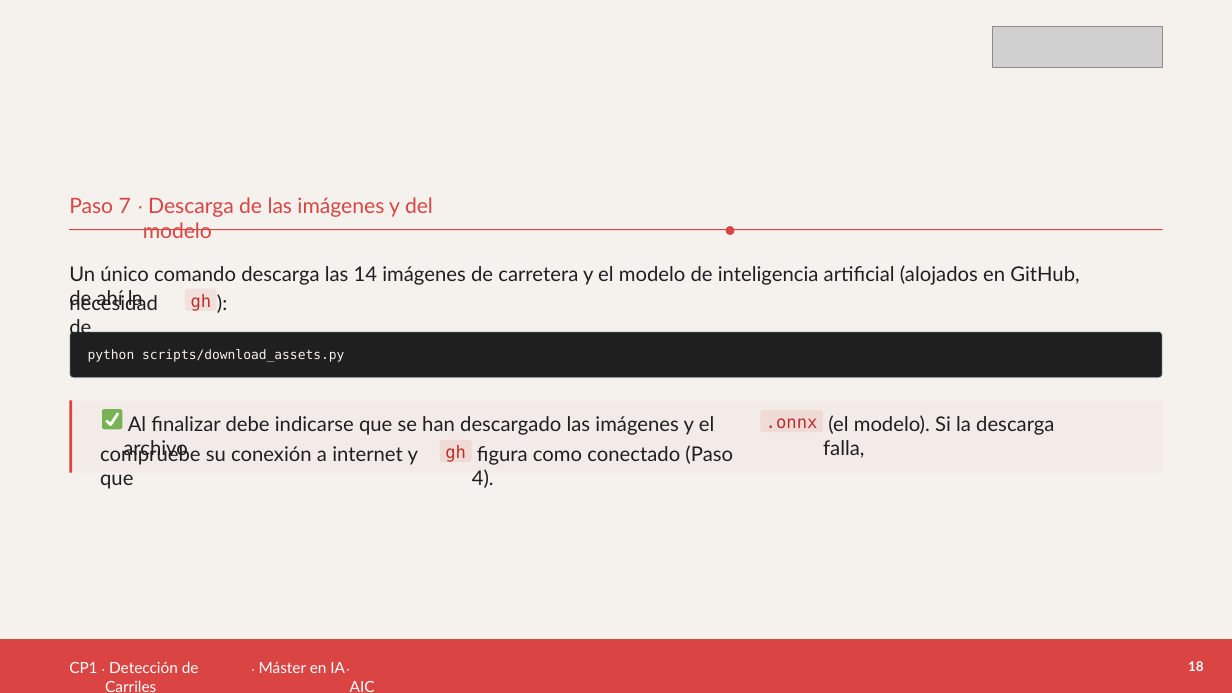
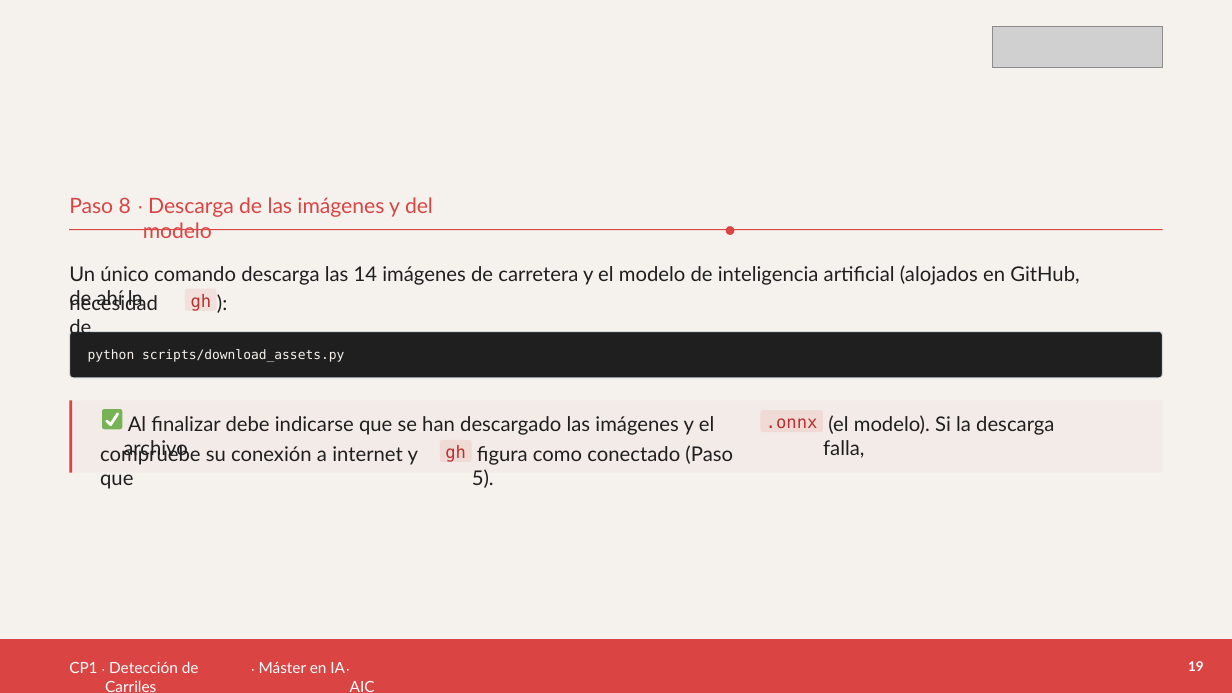
Before and after one commit to codx-digital/master-ia-practicas, a slide deck: slide 19 of CP1-carriles/rendered/CP1-dosier-alumno.pptx (slide 18 before the commit). Drawn at 1232x693 pixels with LibreOffice and Linux fonts; fonts in the diff are those of the drawing; grey boxes stand for pictures. Boxes give left, top, right and bottom in pixels: in the first picture for what was removed or moved away, otherwise in the second. Text is boxed around its words. In the diff, an @@ line names an element or a change of style, - is before the commit and + after.

```diff
--- a/CP1-carriles/rendered/CP1-dosier-alumno.pptx
+++ b/CP1-carriles/rendered/CP1-dosier-alumno.pptx
@@ text at [69, 197, 131, 213]: text changed @@
-Paso 7
+Paso 8
@@ text at [472, 445, 733, 488]: text changed @@
-figura como conectado (Paso 4).
+figura como conectado (Paso 5).
@@ text at [1188, 661, 1204, 671]: text changed @@
-18
+19
```
Also in this commit, not shown: 28 other slides changed, 1 slide added, 3 other files.
